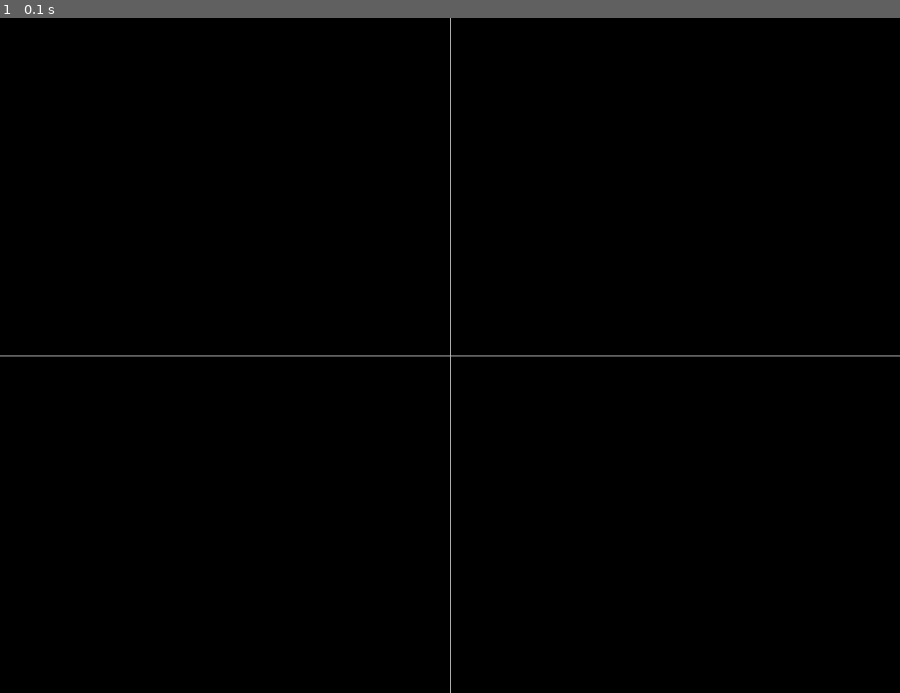
Above: before the commit, frame 1.
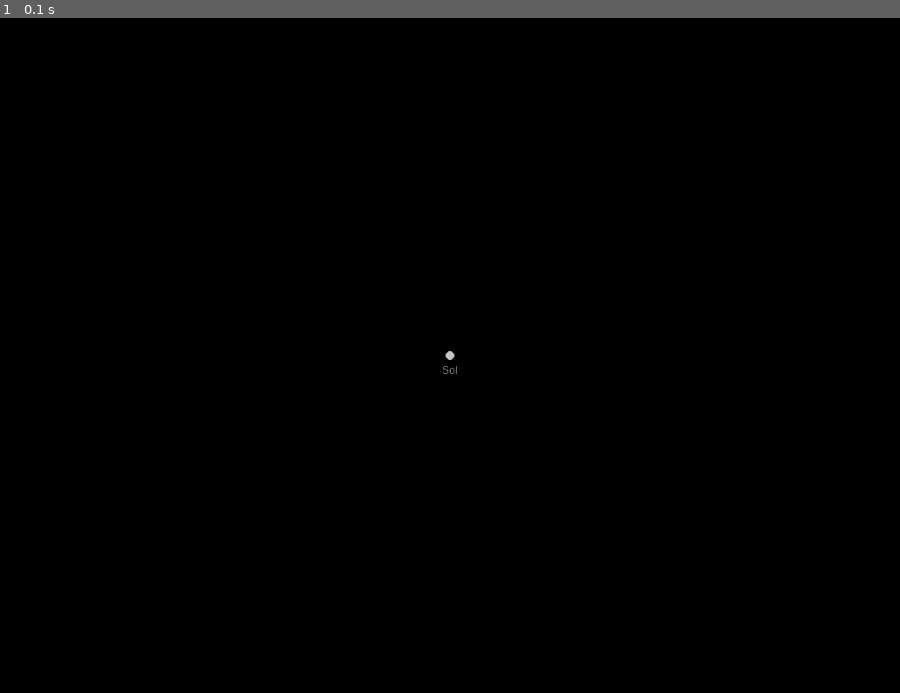
Above: after the commit, the same moment.

Repository: iparedes/Flatspace2
Game: pygame game, started from test.py
Same seed, same stepped clock (60 frames per second), same inputs: the game is played once before the commit and once after it.
Inputs:
- Up to frame 1 (0.1 s): no input

The runs differ from the first frame. In frame 1, 0.4% of the frame differs, in the area x 0-100%, y 0-100%.

Commit message:
Calculate orbital parameters

Diff:
--- a/display.py
+++ b/display.py
@@ -5,6 +5,7 @@
 SCREEN_RATIO = 0.75  # 4:3
 
 WHITE = (200, 200, 200)
+BLUE = (50,50,200)
 LIGTH_GRAY = (128,128,128)
 CONSOLE_COLOR = (32,32,32,0)
 GRAY = (50,50,50)
@@ -31,6 +32,7 @@
         self.info_box=[None]*4
         self.info_coordsy=[None]*4
         self.info_coordsy[0]=MARGIN
+        self.time=None
 
     # returns true if the coords x,y belong to the display
     def belongs(self,x,y):
@@ -72,8 +74,8 @@
         self.draw_circle(p,rad)
 
 
-    def draw_circle(self, pos, radius, linewidth=0):
-        pg.draw.circle(self.screen, WHITE, pos.coords(), radius, linewidth)
+    def draw_circle(self, pos, radius, linewidth=0,color=WHITE):
+        pg.draw.circle(self.screen, color, pos.coords(), radius, linewidth)
 
     def draw_Xmarks_cartesian(self,k,area):
         step=self.WIDTH/area.width
@@ -245,3 +247,19 @@
         for i in range(0,len(self.info_box)):
             if self.info_box[i]:
                 self.draw_info(self.info_box[i],i)
+
+    # draws the clock
+    # If an epoch is passed, calculates the days, hours, minutes and seconds
+    # otherwise just prints the last time (this is used to avoid calculations in each frame,
+    # as a new epoch is only passed once per second from the draw loop
+    def draw_clock(self,epoch=None):
+        if epoch:
+            days,secs=divmod(epoch,86400)
+            hours,secs=divmod(secs,3600)
+            minutes,secs=divmod(secs,60)
+            t=str(int(days))+"d "+str(int(hours))+":"+str(int(minutes))+":"+str(int(secs))
+            self.time=t
+        else:
+            t=self.time
+        pos=Pos(self.WIDTH-100,MARGIN)
+        self.draw_text(t,pos)
--- a/fspace.py
+++ b/fspace.py
@@ -9,7 +9,7 @@
 class Body:
     def __init__(self,primary=None,name="",mass=0,pos=None):
         self.name=name
-        self.primary=primary    # body that is in the center of the orbit
+        self.primary=primary    # The body generating the applicable sphere of influence
         self.orbit=None         # orbit around the primary body
         self.satellites=[]      # orbiting bodies
         self._pos = pos
@@ -127,6 +127,7 @@
         return math.radians(nu)
 
     # updates the pos of the body in the orbit according to a delta in seconds
+    # it only accounts for one level of satellites. Probably should use the iterator here
     def update_pos(self,delta):
         self.set_pos_time(self.time+delta)
         for s in self.satellites:
@@ -251,6 +252,7 @@
         self.epoch=0
         self.days=0
         self.ships=[]
+        self.projecting=False
 
     def __copy__(self):
         cls = self.__class__
@@ -266,31 +268,39 @@
             setattr(result, k, deepcopy(v, memo))
         return result
 
-    # updates delta milliseconds
-    def update(self,delta):
+    # updates delta seconds
+    def update(self,delta,projection=False):
         self.epoch+=delta
-        #print("delta: "+str(delta))
         if(self.epoch/86400>self.days):
             self.days+=1
-            #print(str(self.days)+" days")
+
+        # Planets and satellites go on rails, we can forecast
         for p in self.Sol.satellites:
             p.update_pos(delta)
 
+        # todo this is wrong. Should be done as part of the ship update
+        # updates the SOI of ships
         for s in self.ships:
             p=s.pos
             prim = self.soi_body(p)
             if prim != s.primary:
                 s.primary = prim
 
-        if delta>=1000:
+        # if the delta is to big, we are more granular on the ship updates
+        # parameters here are:
+        #   threshold for the ship calculation
+        #   delta for the ship updates
+        if delta>=600 and not projection:
             cont=0
             while cont<=delta:
                 for s in self.ships:
-                    s.update_pos(100)
-                cont+=100
+                    s.update_pos(10)
+                cont+=10
         else:
             for s in self.ships:
+                print("Updating ship"+s.name)
                 s.update_pos(delta)
+                print(s.pos)
 
     def soi_body(self,pos):
         body=None
@@ -311,6 +321,7 @@
             body=self.Sol
         return body
 
+    # returns the body identified by ident
     def find(self,ident):
         body=self.Sol.find(ident)
         if not body:
@@ -321,6 +332,25 @@
             else:
                 body=None
         return body
+
+    # Makes a simulation of the system days ahead of its current time
+    def project(self,days):
+        self.projecting = True
+        step=10800
+        cont=step
+        max=days*86400
+        while cont<=max:
+            self.update(step,True)
+            cont+=step
+            print("project "+str(cont))
+        self.projecting = False
+
+    def project_ships(self):
+        for s in self.ships:
+            (e, peri, apo, incl) = s.orbital_params()
+            if e<1:
+                o=Orbit(focus1=s.primary.pos,peri=peri,apo=apo,incl=incl)
+                s.orbit=o
 
 # A body that is not on rails
 class Ship:
@@ -335,7 +365,8 @@
             self.velocity=vel
 
         # Projection
-        self.path=None
+        self.path=[]
+        self.orbit=None
 
     def __str__(self):
         t=self.name+" ("+str(self.mass)+"Kg)\n"
@@ -343,6 +374,20 @@
         t+="Pos: "+str(self.pos)+"\n"
         t+="Vel: "+str(self.velocity)
         return t
+
+    def __copy__(self):
+        cls = self.__class__
+        result = cls.__new__(cls)
+        result.__dict__.update(self.__dict__)
+        return result
+
+    def __deepcopy__(self, memo={}):
+        cls = self.__class__
+        result = cls.__new__(cls)
+        memo[id(self)] = result
+        for k, v in self.__dict__.items():
+            setattr(result, k, deepcopy(v, memo))
+        return result
 
     def update_pos(self,delta):
         # Calculates the magnitud of the gravitational force
@@ -356,6 +401,8 @@
         self.velocity+=vector
         shift=Pos(self.velocity.x*delta,self.velocity.y*delta)
         self.pos+=shift
+        newpos=deepcopy(self.pos)
+        self.path.append(newpos)
         #print(self.velocity)
 
     def Fg(self):
@@ -373,3 +420,46 @@
         height = width
         R = Rectangle(left, top, width, height)
         return R
+
+    # From: https://github.com/cmaureir/python-kepler/blob/master/KeplerianOrbit.py
+    def orbital_params(self):
+        mu=self.primary.mass*G
+
+        # angular momentum
+        # j = r x v
+        posVector=Vector(pos=self.pos)
+        jv=posVector.cross_product(self.velocity)
+        # Rung-Lez vector
+        # e = { (v x j) / (G * m) }  - { r / |r| }
+        tv=self.velocity.cross_product(jv)
+        tv=tv/mu
+        rv=Vector(pos=self.pos)
+        rmag=rv.magnitude
+        vv=rv/rmag
+        ev=tv-vv
+
+        # ev points (I believe) in the direction of the simmetry axis of the ellipse
+        horizontal=Vector(pos=Pos(1,0))
+        incl=ev.angle(horizontal)
+        print("incl:",incl)
+
+        # Eccentricity
+        ecc=ev.magnitude
+        print("ecc: "+str(ecc))
+        # semi-major axis
+        # a = ( j * j ) / (G * m * | 1 - ecc^2 | )
+        k=jv.dot_product(jv)
+        factor=abs(1-(ecc**2))
+        a=k/(mu*factor)
+        print("a: "+str(a))
+
+        # semi-minor axis
+        b=a*math.sqrt(factor)
+        print("b: "+str(b))
+
+        # c: distance from center to focus
+        c=a*ecc
+        peri=a-c
+        apo=a+c
+
+        return(ecc,peri,apo,incl)
--- a/game.py
+++ b/game.py
@@ -1,4 +1,5 @@
 import sys
+import logging
 from view import *
 from display import *
 from geometry import *
@@ -7,6 +8,11 @@
 from console import *
 import pygame as pg
 
+#todo WHY IS NOT DRAWING THE PATH WHEN PROJECTING?
+#todo draw projections in a different color
+#todo draw path travelled by ships
+#todo needs logging badly
+
 
 DATA_FILE='data3'
 
@@ -15,16 +21,16 @@
 
 # The time rate is multiplied by the dt
 # the dt are milliseconds calculated dividing one second between the FPS
-# the default time rate (1) are 100ms per update
-TIME_RATE=[0,1,10,100,1000,10000,1e5,1e6]
+TIME_RATE=[0,100,1000,10000,1e5,1e6,1e7,1e8]
 FPS = 10
 
-
+logging.basicConfig(filename='fspace.log', level=logging.INFO)
 
 class Game(object):
     def __init__(self):
         self.done = False
         self.SS=SSystem()
+        self.SSProjection=None
 
 
         self.max_apo=0
@@ -56,7 +62,7 @@
         self.Display.draw_point(pos_display)
 
         self.time_rate_index=0
-
+        self.projection=False
         # This is only for testing purposes. The parent of the orbit should be the Sun, not the planet
         # P=Planet("test",1e9,6e6,Pos(5e6,5e6))
         # O=Orbit(0.47E+11, 9.52E+11,30)
@@ -181,16 +187,12 @@
                     self.SS.Sol.add_planet(P)
 
 
-    def draw(self):
-        self.Display.screen.fill((0, 0, 0))
+    def draw(self, system):
+        #self.Display.screen.fill((0, 0, 0))
         self.console.draw(self.Display.screen)
         self.Display.draw_info_boxes()
-        #pg.draw.rect(self.Display.screen,(16,16,16),self.console_area)
-        #self.Display.screen.blit(self.console.get_surface(), (self.console_area.left,self.console_area.top))
-        # remove *************
-        #self.Display.draw_line_cartesian(Pos(self.View.area.left, 0), Pos(self.View.area.right, 0), self.View.area)
-
-        bodies=iter(self.SS.Sol)
+
+        bodies=iter(system.Sol)
         # the first element of the iterator is the Sun
         body=next(bodies)
         if self.View.in_view(body):
@@ -201,7 +203,7 @@
             if self.View.area.overlap(body.orbit.area):
                 self.View.draw_orbit(body.orbit)
 
-        for s in self.SS.ships:
+        for s in system.ships:
             if self.View.in_view(s):
                 self.View.draw_ship(s)
 
@@ -251,13 +253,19 @@
                         self.View.zoom(ZOOM_FACTOR)
                     if event.key == pg.K_x:
                         self.View.zoom(-ZOOM_FACTOR)
+                    # t: move to next time rate
                     if event.key == pg.K_t:
                         self.update_time_rate()
+                    # f: Projection
+                    if event.key == pg.K_f:
+                        self.projection=not self.projection
                     if event.key == pg.K_p:
                         if self.time_rate_index!=0:
                             self.time_rate_index=0
+                            logging.info('Pausing')
                         else:
                             self.time_rate_index = 1
+                            logging.info('Set time rate '+str(TIME_RATE[self.time_rate_index]))
             elif event.type == pg.MOUSEBUTTONUP:
                 pos = pg.mouse.get_pos()
                 if self.console.area.collidepoint(pos[0],pos[1]):
@@ -274,17 +282,40 @@
 # en general el valor para el update es (delta/1000)*Time_rate
 
     def run(self):
+        tix=0
         while not self.done:
+            # we do this here instead inside draw to not overwrite the projections
+            self.Display.screen.fill((0, 0, 0))
             self.event_loop()
-            self.clock.tick(FPS)
+
+            # updates the clock once per second, regardless the speed
+            tix+=self.clock.tick(FPS)
+            if tix>=1000:
+                tix=0
+                self.Display.draw_clock(self.SS.epoch)
+            else:
+                self.Display.draw_clock()
             # instead of getting the ticks from clock.tick. I assume it works fine and calculate directly
             # mmmmm, doesn't look right
             self.dt = 1000/FPS # milliseconds per frame
             self.dt *= TIME_RATE[self.time_rate_index]
-            #print(self.dt)
+            self.dt /=1000 # convert to seconds
+            print(self.dt)
+
             if self.time_rate_index!=0:
                 self.SS.update(self.dt)
-            self.draw()
+            # only projects during pause after pressing the 'f' key
+            elif self.projection:
+                #self.SSProjection=deepcopy(self.SS)
+                #self.SSProjection.project(3000)
+                # Have to draw the projection (in a different color???)
+                #self.draw(self.SSProjection)
+                self.SS.project_ships()
+                self.projection=False
+
+            if self.SSProjection:
+                self.draw(self.SSProjection)
+            self.draw(self.SS)
             pg.display.update()
         pg.quit()
         sys.exit()
--- a/geometry.py
+++ b/geometry.py
@@ -2,44 +2,69 @@
 
 class Pos:
 
-    def __init__(self,x,y):
+    # Our space is flat, so we will only use x and y coords
+    # we keep z as Pos is also used to define a vector and the cross product of vectors
+    # results in a vector perpendicular to the plane x,y
+    def __init__(self,x,y,z=0):
         self.x=x
         self.y=y
+        self.z=z
 
     def __str__(self):
-        t="("+"{:.2E}".format(self.x)+","+"{:.2E}".format(self.y)+")"
+        #t="("+"{:.2E}".format(self.x)+","+"{:.2E}".format(self.y)+")"
+        #t = "(" + str(self.x) + "," + str(self.y) + ")"
+        #t = "(" + str(self.x) + "," + str(self.y) + "," +str(self.z)+")"
+        t = "(" + f'{self.x:,}' + "," + f'{self.y:,}' + "," + f'{self.z:,}' + ")"
         return t
 
     def __add__(self, other):
-        return Pos(self.x+other.x,self.y+other.y)
+        return Pos(self.x+other.x,self.y+other.y,self.z+other.z)
 
     def __iadd__(self, other):
         self.x += other.x
         self.y += other.y
+        self.z += other.z
         return self
 
     def __sub__(self, other):
-        return Pos(self.x-other.x,self.y-other.y)
+        return Pos(self.x-other.x,self.y-other.y,self.z-other.z)
 
     def __isub__(self, other):
         self.x -= other.x
         self.y -= other.y
+        self.z -= other.z
         return self
 
     # Multiply both coordinates by a value
-    def __rmul__(self, other):
-        return Pos(self.x * other,self.y * other)
+    def __rmul__(self, value):
+        return Pos(self.x * value,self.y * value,self.z*value)
 
     # Multiply both coordinates by a value
-    def __mul__(self, other):
-        return Pos(self.x * other,self.y * other)
-
+    def __mul__(self, value):
+        return Pos(self.x * value,self.y * value,self.z*value)
+
+    def __truediv__(self,value):
+        p=Pos(self.x / value, self.y / value, self.z / value)
+        return p
+
+    def rotate_rads(self,rads):
+        x=(self.x*math.cos(rads))-(self.y*math.sin(rads))
+        y=(self.y*math.cos(rads))+(self.x*math.sin(rads))
+        pos=Pos(x,y)
+        return pos
+
+    def rotate(self,degrees):
+        p=rotate_rads(math.radians(degrees))
+        return p
 
     def coords(self):
         return (self.x,self.y)
 
+    def coordZ(self):
+        return self.z
+
     def distance(self,other):
-        return math.sqrt(((self.x-other.x)**2)+((self.y-other.y)**2))
+        return math.sqrt(((self.x-other.x)**2)+((self.y-other.y)**2)+((self.z-other.z)**2))
 
 class Vector(Pos):
 
@@ -50,11 +75,15 @@
     def __init__(self,**kwargs):
         if 'pos' in kwargs:
             pos=kwargs['pos']
-            Pos.__init__(self, pos.x, pos.y)
+            Pos.__init__(self, pos.x, pos.y, pos.z)
         elif 'x' and 'y' in kwargs:
             x=kwargs['x']
             y=kwargs['y']
-            Pos.__init__(self,x,y)
+            if 'z' in kwargs:
+                z = kwargs['z']
+            else:
+                z=0
+            Pos.__init__(self,x,y,z)
         else:
             mag=kwargs['magnitud']
             dir=kwargs['dir']
@@ -88,7 +117,7 @@
 
     def __sub__(self, other):
         p=Pos.__sub__(self,other)
-        return Vector(p)
+        return Vector(pos=p)
 
     def __isub__(self, other):
         Pos.__isub__(self, other)
@@ -97,12 +126,16 @@
     # Multiplies vector by scalar
     def __mul__(self, other):
         p=Pos.__rmul__(self,other)
-        return Vector(p)
+        return Vector(pos=p)
 
     # Multiplies vector by scalar
     def __rmul__(self, other):
         p=Pos.__rmul__(self,other)
-        return Vector(p)
+        return Vector(pos=p)
+
+    def __truediv__(self,value):
+        p=Pos.__truediv__(self,value)
+        return Vector(pos=p)
 
     @property
     def pos(self):
@@ -110,10 +143,11 @@
 
     @property
     def magnitude(self):
-        v=math.sqrt((self.x)**2 + (self.y)**2)
+        v=math.sqrt((self.x)**2 + (self.y)**2 + (self.z)**2)
         return v
 
     # Modifies the magnitud of the vector maintaining the origin
+    # careful. Only works in the x,y plane
     @magnitude.setter
     def magnitude(self,v):
         alfa=self.direction_radians
@@ -154,6 +188,38 @@
                 else:
                     v=alfa+math.pi
         return v
+
+    def dot_product(self,other):
+        a=(self.x*other.x)+(self.y*other.y)+(self.z*other.z)
+        return a
+
+    def cross_product(self,other):
+        x=(self.y*other.z)-(self.z*other.y)
+        y=(self.z*other.x)-(self.x*other.z)
+        z=(self.x*other.y)-(self.y*other.x)
+        p=Pos(x,y,z)
+        return Vector(pos=p)
+        # a=self.magnitude
+        # b=other.magnitude
+        # alfa=self.angle_radians(other)
+        # crossp=a*b*math.sin(alfa)
+        # p=Pos(0,0,crossp)
+        # return Vector(pos=p)
+
+
+    def angle_radians(self,other):
+        dotp=self.dot_product(other)
+        m1=self.magnitude
+        m2=other.magnitude
+        cosalfa=dotp/(m1*m2)
+        alfa=math.acos(cosalfa)
+        return alfa
+
+    # returns angle in degrees formed by two vectors
+    def angle(self,other):
+        r=self.angle_radians(other)
+        return math.degrees(r)
+
 
 # the reference frame for the rectangle is Cartesian
 class Rectangle:
--- a/test.py
+++ b/test.py
@@ -1,3 +1,4 @@
+import sys
 from geometry import *
 from display import *
 from view import *
@@ -5,9 +6,12 @@
 from fspace import *
 from geometry import *
 
+global O
+
 done=False
 
 def event_loop():
+    global done
     for event in pg.event.get():
         if event.type == pg.QUIT:
             done = True
@@ -16,7 +20,7 @@
     setup()
     while not done:
         event_loop()
-        #update()
+        update()
         draw()
         pg.display.update()
     pg.quit()
@@ -24,25 +28,41 @@
 
 def setup():
     global area
-    area=Rectangle(-500,750/2,1000,1000*0.75)
-
-    Display.draw_line_cartesian(Pos(0,area.top),Pos(0,area.bottom),area)
-    Display.draw_line_cartesian(Pos(area.left,0),Pos(area.right,0),area)
+    #area=Rectangle(-500,750/2,1000,1000*0.75)
+    area=Rectangle(-0.5e12,3e11,1e12,0.75*1e12)
+
+    #Display.draw_line_cartesian(Pos(0,area.top),Pos(0,area.bottom),area)
+    #Display.draw_line_cartesian(Pos(area.left,0),Pos(area.right,0),area)
     #Display.draw_Xmarks_cartesian(0,area)
     #Display.draw_Ymarks_cartesian(0,area)
 
     global T
-    T=Sun(name="Sol",mass=5.97e12, radius=10)
+    T=Sun(name="Sol",mass=5.97e24, radius=10)
     T.pos=Pos(0,0)
     global sh
-    #sh=Ship(T,"noster",10,Pos(200,200))
-    #sh.velocity=Vector(Pos(10,0))
+    sh=Ship(T,"noster",10,Pos(1e6,0))
+    sh.velocity=Vector(pos=Pos(0,5))
+    sh.update_pos(10e-4)
+
+    # Nice elliptical orbit
+    #sh=Ship(T,"noster",10,Pos(200,0))
+    #sh.velocity=Vector(pos=Pos(0,10))
+    #sh.update_pos(10e-4)
+
+
+    (e,peri, apo, incl) = sh.orbital_params()
+    global O
+    if e<1:
+        O=Orbit(focus1=sh.primary.pos,peri=peri,apo=apo,incl=incl)
+    else:
+        O=None
+
 
 
 def draw():
     Display.screen.fill((0, 0, 0))
-    Display.draw_line_cartesian(Pos(0,area.top),Pos(0,area.bottom),area)
-    Display.draw_line_cartesian(Pos(area.left,0),Pos(area.right,0),area)
+    #Display.draw_line_cartesian(Pos(0,area.top),Pos(0,area.bottom),area)
+    #Display.draw_line_cartesian(Pos(area.left,0),Pos(area.right,0),area)
     # c=10
     # r=10
     # for f in pg.font.get_fonts():
@@ -62,19 +82,24 @@
     #         pass
     #pg.display.update()
 
-    #Display.draw_circle_cartesian(T.pos, T.radius, area)
-    #View.draw_ship(sh)
+    global sh
+    global T
+    #Display.draw_circle_cartesian(T.pos, 1000, area)
+    View.draw_planet(T)
+    View.draw_ship(sh)
+    #if O:
+     #   View.draw_orbit(O)
 
 def update():
     global SIGNX
     global SIGNY
-    sh.velocity+=Pos(SIGNX,SIGNY)
-    if sh.velocity.x==-10:
-        SIGNX=1
-    if sh.velocity.y==10:
-        SIGNY=-1
-    elif sh.velocity.y==-10:
-        SIGNY=1
+    # sh.velocity+=Pos(SIGNX,SIGNY)
+    # if sh.velocity.x==-10:
+    #     SIGNX=1
+    # if sh.velocity.y==10:
+    #     SIGNY=-1
+    # elif sh.velocity.y==-10:
+    #     SIGNY=1
     sh.update_pos(10e-3)
     pass
 
--- a/test3.py
+++ b/test3.py
@@ -1,16 +1,55 @@
 from fspace import *
 from copy import copy, deepcopy
+from geometry import *
 
 
-sol=Body(None,"sol")
+# v1=Vector(x=2,y=3,z=4)
+# v2=Vector(x=5,y=6,z=7)
+# w=v1.cross_product(v2)
+# print(w)
 
-p1=Body(sol,"p1")
-p2=Body(sol,"p2")
-p3=Body(sol,"p3")
-sol.satellites=[p1,p2,p3]
 
-otrosol=deepcopy(sol)
 
-sol.satellites[1].name="xxx"
+
+sol=Sun("sol",2e30,Pos(0,0),7e8)
+
+ship=Ship(sol,"hop",6e24,Pos(1.5e11,1e7),Vector(x=0,y=3e4))
+
+(peri,apo,incl)=ship.orbital_params()
+print(peri,apo,incl)
+
+#
+# p1=Body(sol,"p1")
+# p2=Body(sol,"p2")
+# p3=Body(sol,"p3")
+# sol.satellites=[p1,p2,p3]
+#
+# otrosol=deepcopy(sol)
+#
+# sol.satellites[1].name="xxx"
+
+# p=Pos(1,2,3)
+# q=p/7
+# print(q)
+# print(q.coordZ())
+#
+exit()
+v1=Vector(x=2,y=0,z=7)
+
+w=v1/2
+print(w)
+print(w.coordZ())
+
+exit()
+v2=Vector(x=2,y=2)
+
+w=v1.cross_product(v2)
+
+print(w)
+print(w.coordZ())
+z=w/1.7
+print(z)
+print(z.coordZ())
+
 
 pass
--- a/view.py
+++ b/view.py
@@ -66,21 +66,25 @@
         r = Rectangle(0, 0, 100, 100)
         # Moves the body to match the position of the ship
         r.center = s.pos
+        #print("pos "+str(s.pos))
         # Translates the coordinates of the body
         # uses both corners to determine the width and height translated
         topleft=self.trans(Pos(r.left,r.top))
+        #print("topleft " + str(topleft))
         bottomright=self.trans(Pos(r.right,r.bottom))
         w=bottomright.x-topleft.x
         h=bottomright.y-topleft.y
         # Draws the body of the ship in the Display
-        if w<50:
+        if w<=50:
             centerx=topleft.x+(w/2)
             centery=topleft.y+(h/2)
             newx=centerx-(DEFAULT_SHIP_SIZE/2)
             newy=centery-(DEFAULT_SHIP_SIZE/2)
             self.display.draw_rectangle((newx,newy),DEFAULT_SHIP_SIZE,DEFAULT_SHIP_SIZE)
+            #print("newxy "+str(newx)+","+str(newy))
         else:
             self.display.draw_rectangle(topleft.coords(),w,h)
+            #print("topleft "+str(topleft.coords()))
         # Draws the velocity vector
         alfa=s.velocity.direction_radians
         x2=20*math.cos(alfa)
@@ -92,9 +96,13 @@
         self.display.draw_line(pos1,pos2)
 
         # Projection
-        self.display.draw_path(s.path)
-
-        self.display.draw_text(s.primary.name,bottomright)
+        if s.path:
+            path_conv = [self.trans(p) for p in s.path]
+            self.display.draw_path(path_conv)
+
+        if s.orbit:
+            self.draw_orbit(s.orbit)
+        self.display.draw_text(s.name,bottomright)
 
 
     def draw_planet(self,planet):
Not shown, changed: data3
